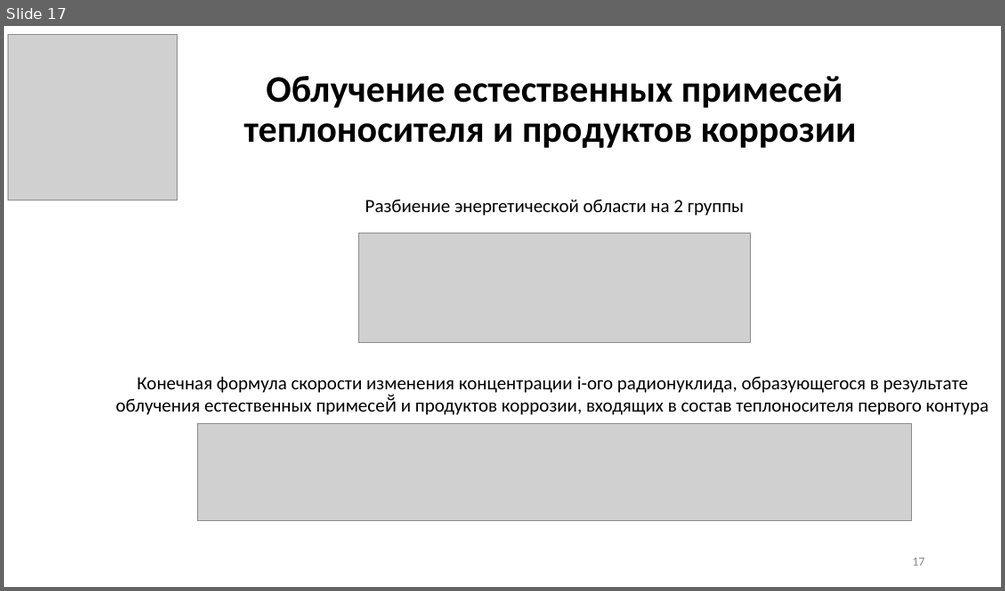
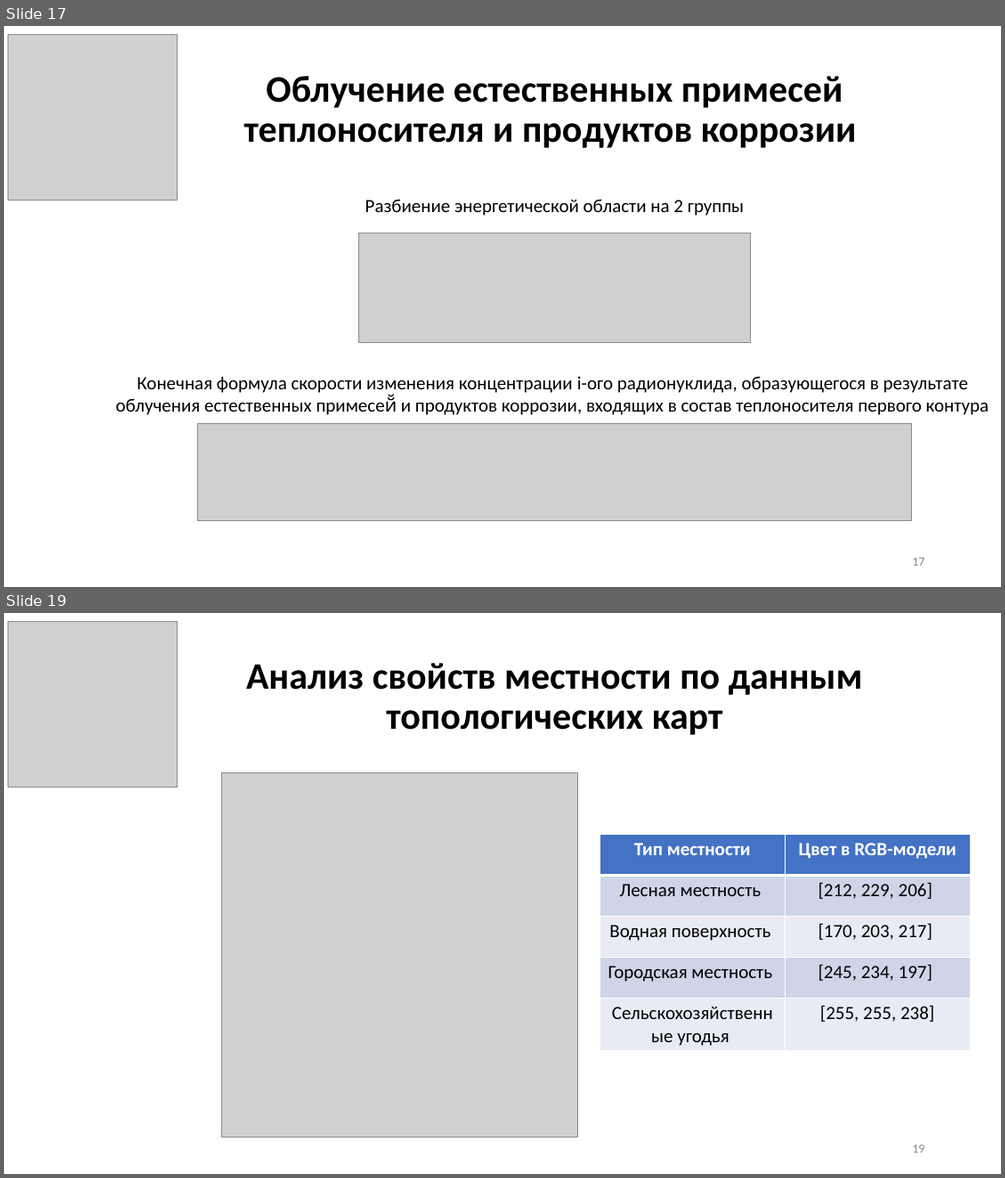
Before and after one commit to GolovPavel/diploma_golov, a slide deck: practice/presentation/practice.pptx. Shown one above the other, each under a label of ours: slide 17 before the commit, slides 17 and 19 after it; the slides between them are not shown. The pictures are 1005x591 and 1005x1178 pixels, drawn with LibreOffice and Linux fonts; fonts in the diff are those of the drawing; grey boxes stand for pictures. Boxes give left, top, right and bottom in pixels: in the first picture for what was removed or moved away, otherwise in the second. Text is boxed around its words. In the diff, an @@ line names an element or a change of style, - is before the commit and + after.

```diff
--- a/practice/presentation/practice.pptx
+++ b/practice/presentation/practice.pptx
@@ slide 19 added at box(4, 613, 1001, 1174), background #FFFFFF @@
@@ picture added at box(8, 621, 177, 787) @@
@@ title added at box(246, 663, 863, 735), 36 pt, text #000000, bold @@
+Анализ свойств местности по данным топологических карт
@@ picture added at box(222, 772, 577, 1136) @@
@@ table added at box(600, 834, 971, 1050), 5 rows, 2 columns @@
+Тип местности | Цвет в RGB-модели
+Лесная местность | [212, 229, 206]
+Водная поверхность | [170, 203, 217]
+Городская местность | [245, 234, 197]
+Сельскохозяйственные угодья | [255, 255, 238]
@@ page number added at box(912, 1144, 924, 1152), 12 pt, text #8C8C8C @@
+19
```
Also in this commit, not shown: 1 slide changed, 2 other slides added.
